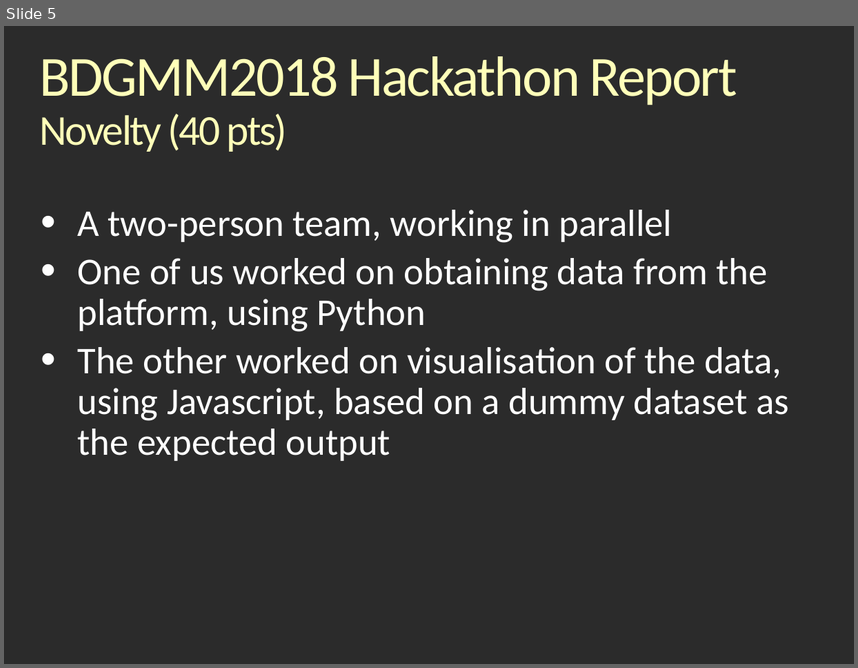
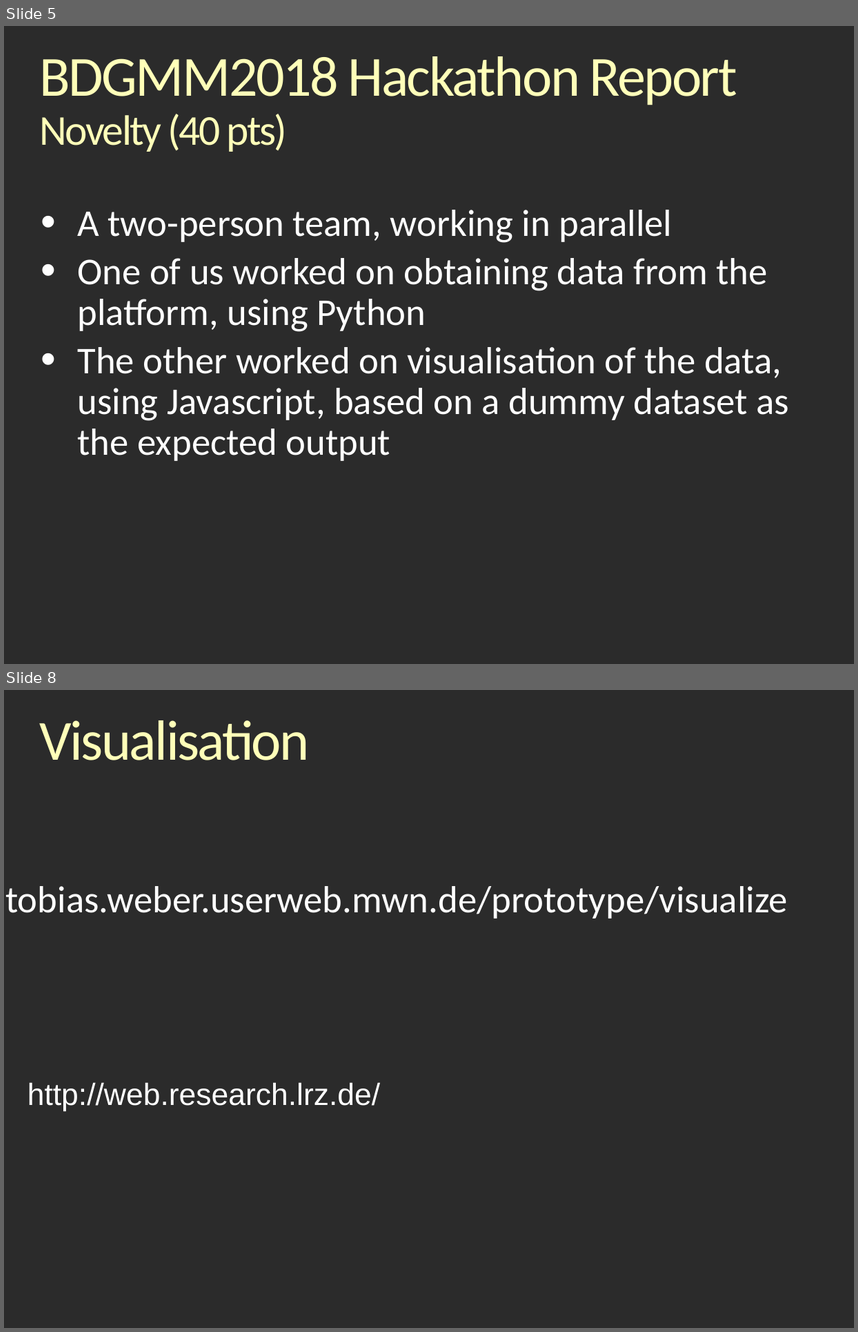
Before and after one commit to rjaduthie/bdgmm-hackathon-berlin-2018, a slide deck: BDMM18_Hackathonv_Report_Linuxy.odp. Shown one above the other, each under a label of ours: slide 5 before the commit, slides 5 and 8 after it; the slides between them are not shown. The pictures are 858x668 and 858x1332 pixels, drawn with LibreOffice and Linux fonts; fonts in the diff are those of the drawing; background and template pictures are left out; a plain dark background stands for a picture behind light text. Boxes give left, top, right and bottom in pixels: in the first picture for what was removed or moved away, otherwise in the second. Text is boxed around its words. In the diff, an @@ line names an element or a change of style, - is before the commit and + after.

```diff
--- a/BDMM18_Hackathonv_Report_Linuxy.odp
+++ b/BDMM18_Hackathonv_Report_Linuxy.odp
@@ slide 8 added at box(4, 690, 854, 1328), background picture (left out) @@
@@ title added at box(39, 720, 309, 760), 48 pt, text #FFFFB9 @@
+Visualisation
@@ text added at box(5, 886, 788, 918), 32 pt, text #FFFFFF @@
+tobias.weber.userweb.mwn.de/prototype/visualize
@@ text added at box(27, 1082, 380, 1112), 26 pt, text #FFFFFF @@
+http://web.research.lrz.de/
```
Also in this commit, not shown: 2 slides changed, 1 slide removed.
